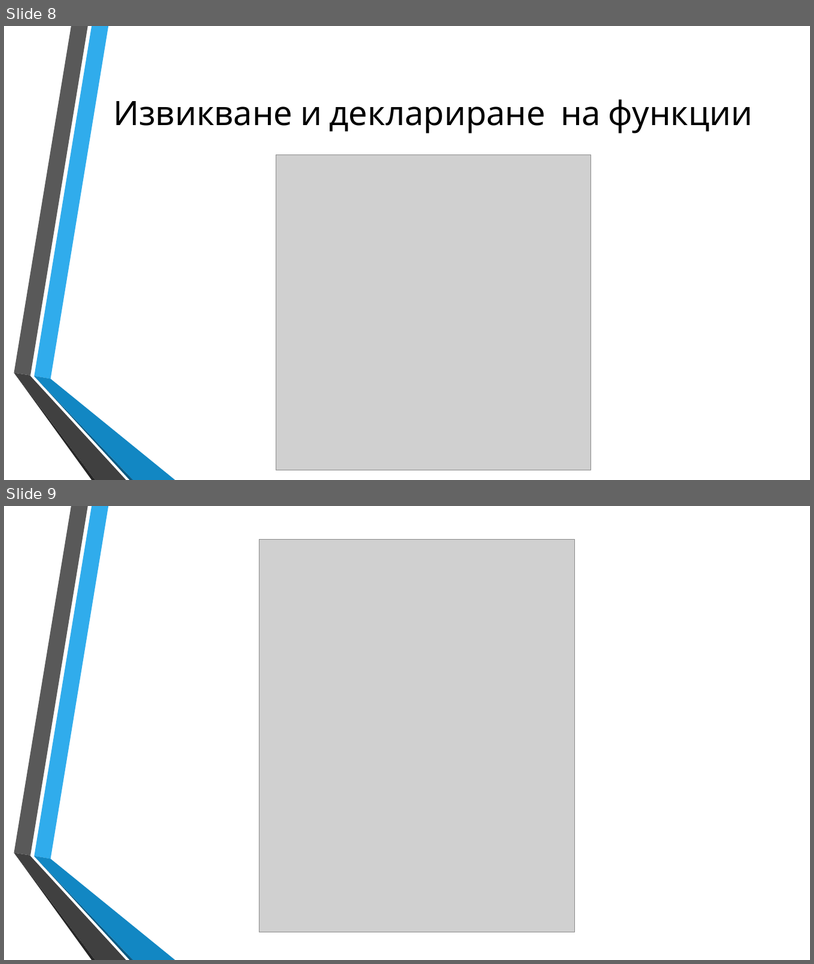
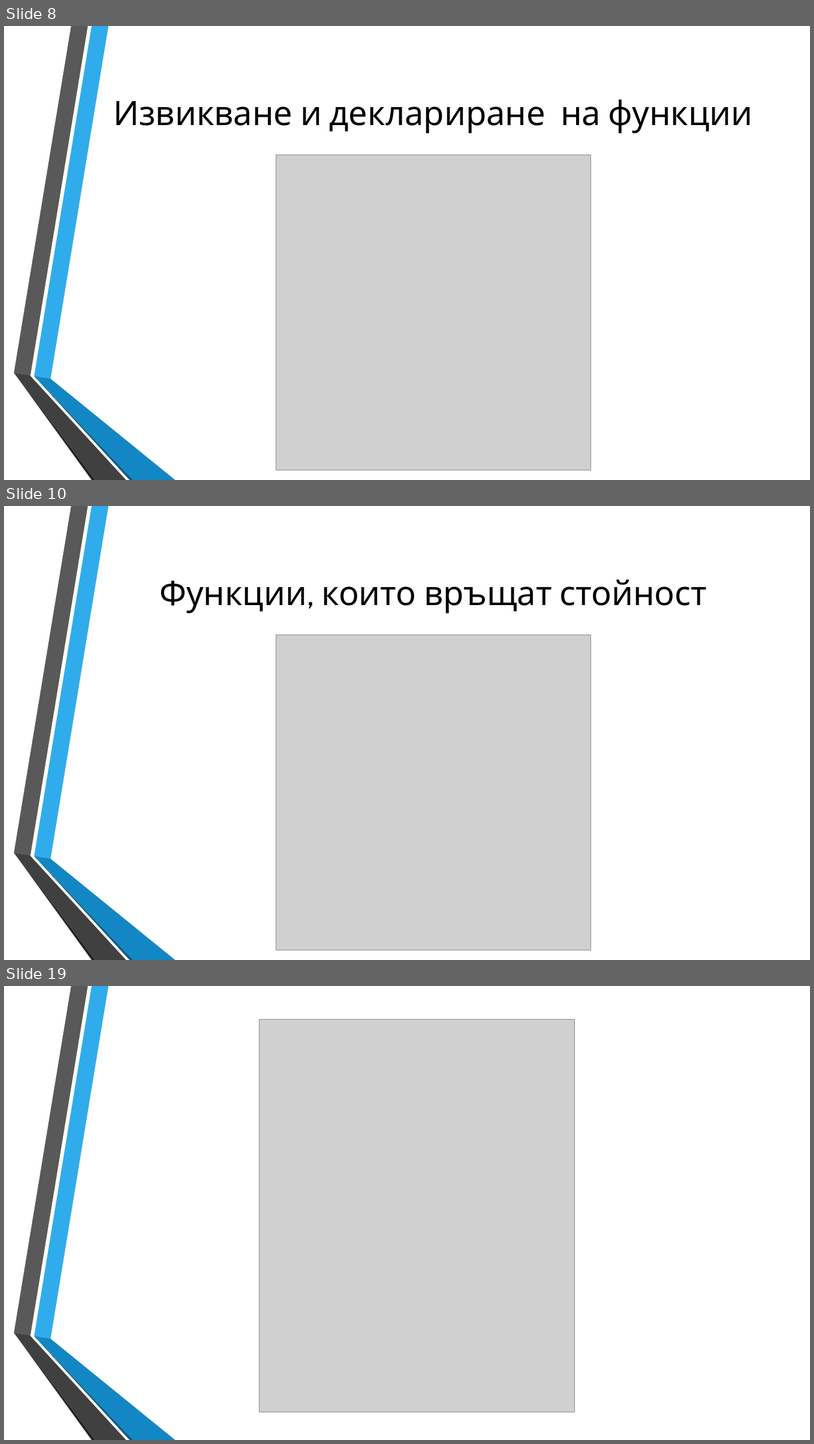
Before and after one commit to dnmitev/IT-Academy, a slide deck: JS Fundamentals/7.Functions/JS-Functions.pptx. Shown one above the other, each under a label of ours: slides 8 and 9 before the commit, slides 8, 10 and 19 after it; the slides between them are not shown. The pictures are 814x964 and 814x1444 pixels, drawn with LibreOffice and Linux fonts; fonts in the diff are those of the drawing; grey boxes stand for pictures; background and template pictures are left out. Boxes give left, top, right and bottom in pixels: in the first picture for what was removed or moved away, otherwise in the second. Text is boxed around its words. In the diff, an @@ line names an element or a change of style, - is before the commit and + after.

```diff
--- a/JS Fundamentals/7.Functions/JS-Functions.pptx
+++ b/JS Fundamentals/7.Functions/JS-Functions.pptx
@@ slide 10 added at (x1=4, y1=506, x2=810, y2=960), background picture (left out); not listed: 6 template elements that a slide beside it also shows @@
@@ title added at (x1=159, y1=579, x2=708, y2=613), 40 pt, text #000000 @@
+Функции, които връщат стойност
@@ picture added at (x1=276, y1=635, x2=591, y2=950) @@
@@ what was slide 9 is now slide 19 @@
```
Also in this commit, not shown: 1 slide changed, 9 other slides added, 6 other files.
